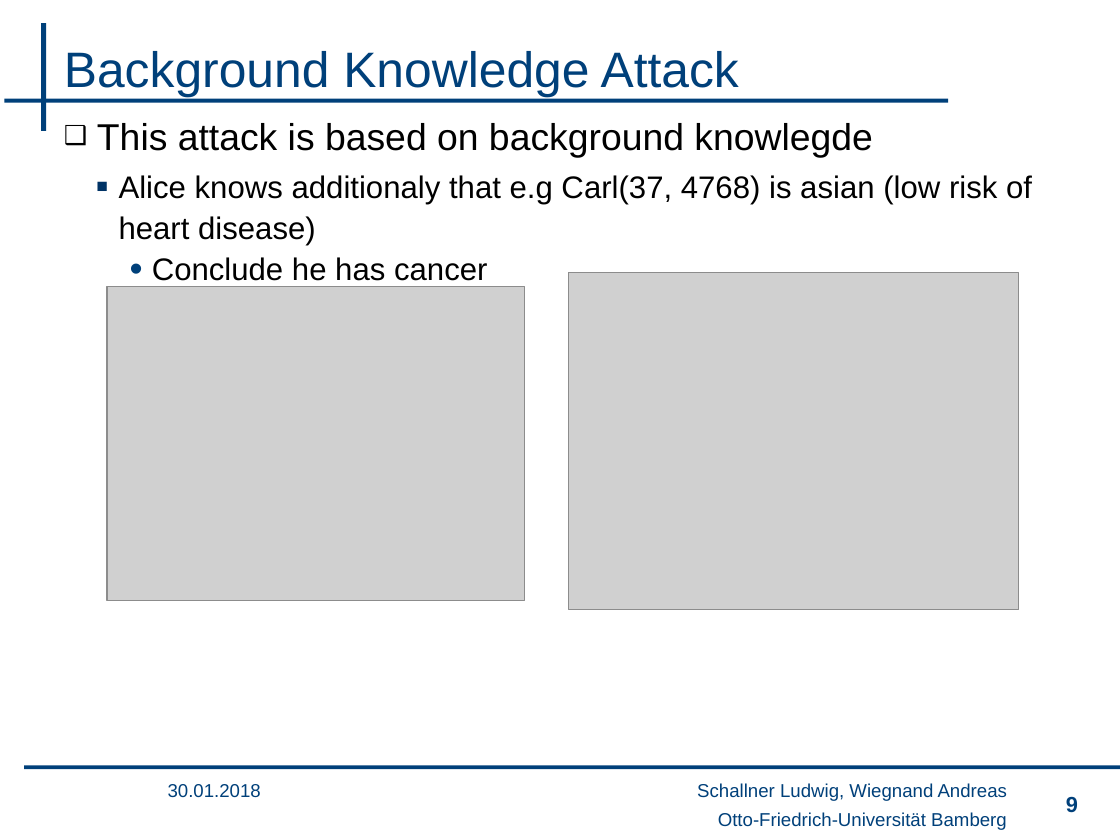
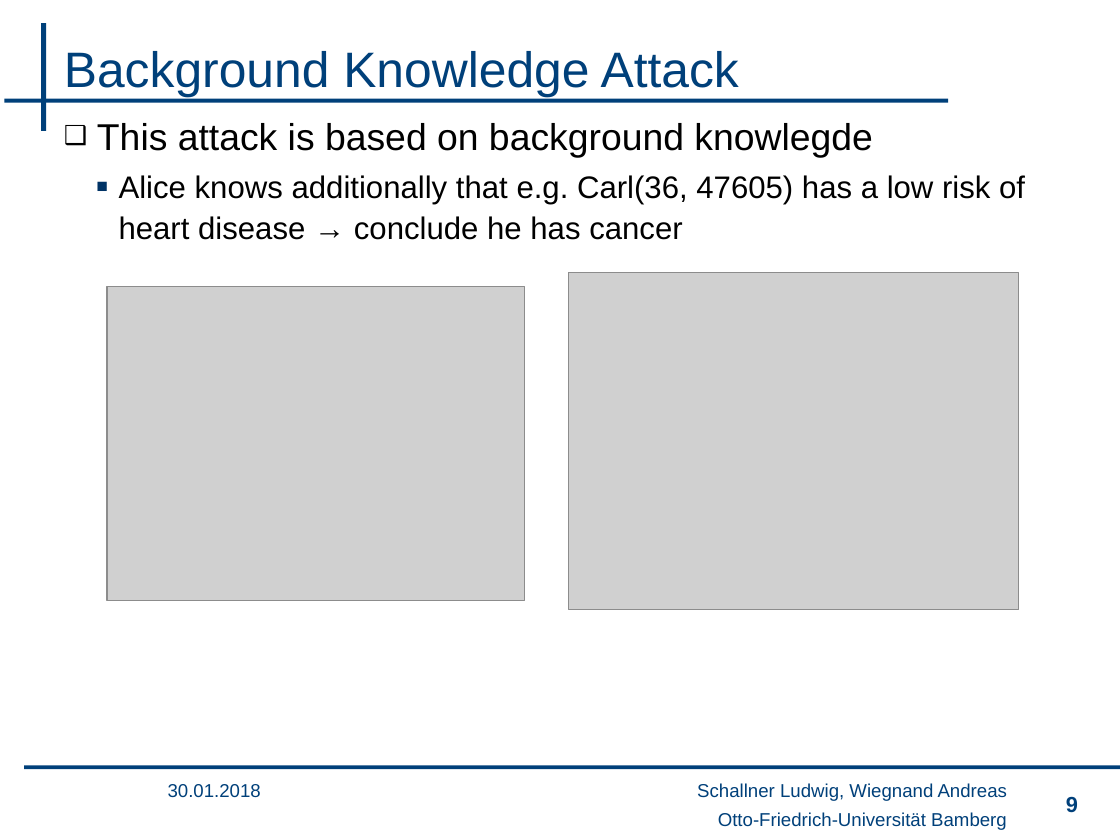
Before and after one commit to wsgan001/PSI-MSem, a slide deck: slide 9 of presentation/sicherheits_lu.pptx. Drawn at 1120x840 pixels with LibreOffice and Linux fonts; fonts in the diff are those of the drawing; grey boxes stand for pictures; background and template pictures are left out. Boxes give left, top, right and bottom in pixels: in the first picture for what was removed or moved away, otherwise in the second. Text is boxed around its words. In the diff, an @@ line names an element or a change of style, - is before the commit and + after.

Commit message:
sd

```diff
--- a/presentation/sicherheits_lu.pptx
+++ b/presentation/sicherheits_lu.pptx
@@ text at (119,175,1025,240): text changed @@
-  ▪ Alice knows additionaly that e.g Carl(37, 4768) is asian (low risk of heart disease)
-    • Conclude he has cancer
+  ▪ Alice knows additionally that e.g. Carl(36, 47605) has a low risk of heart disease → conclude he has cancer
```
Also in this commit, not shown: 5 other slides changed.
